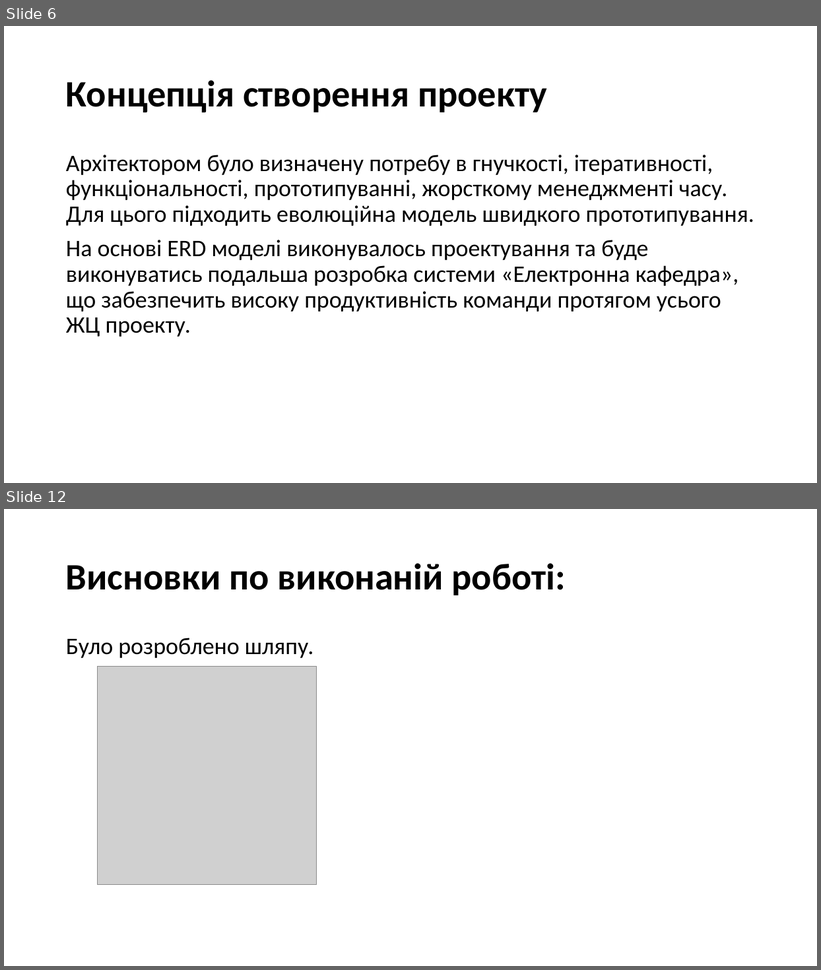
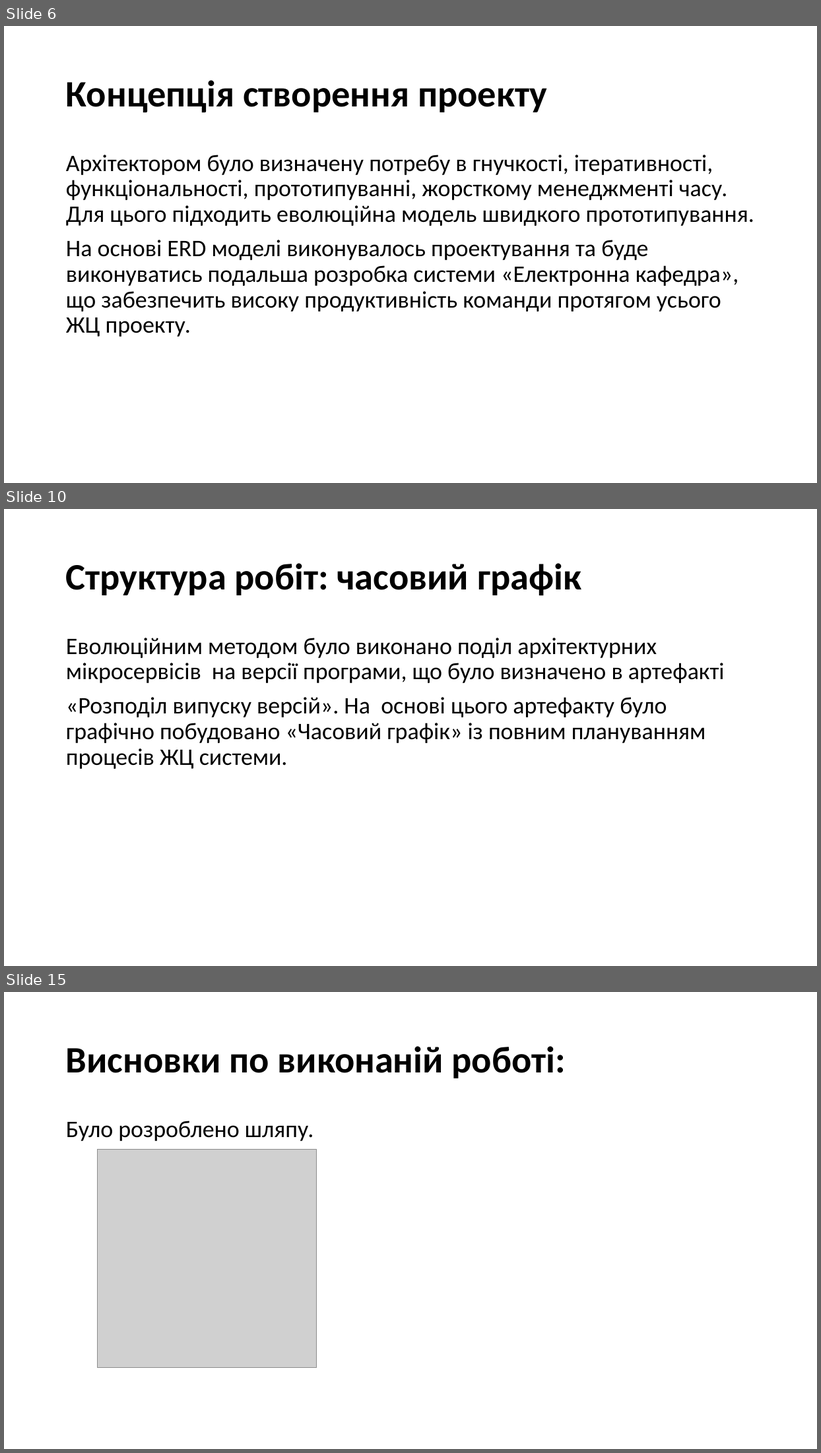
Before and after one commit to d3mage/elektronna_kafedra, a slide deck: elektronna_kafedra.pptx. Shown one above the other, each under a label of ours: slides 6 and 12 before the commit, slides 6, 10 and 15 after it; the slides between them are not shown. The pictures are 821x970 and 821x1453 pixels, drawn with LibreOffice and Linux fonts; fonts in the diff are those of the drawing; grey boxes stand for pictures. Boxes give left, top, right and bottom in pixels: in the first picture for what was removed or moved away, otherwise in the second. Text is boxed around its words. In the diff, an @@ line names an element or a change of style, - is before the commit and + after.

```diff
--- a/elektronna_kafedra.pptx
+++ b/elektronna_kafedra.pptx
@@ slide 10 added at (4,509,817,966), background #FFFFFF @@
@@ title added at (66,563,582,595), 44 pt, text #000000, bold @@
+Структура робіт: часовий графік
@@ text added at (66,638,725,769), 28 pt, text #000000 @@
+Еволюційним методом було виконано поділ архітектурних мікросервісів на версії програми, що було визначено в артефакті
+«Розподіл випуску версій». На основі цього артефакту було графічно побудовано «Часовий графік» із повним плануванням процесів ЖЦ системи.
@@ what was slide 12 is now slide 15 @@
```
Also in this commit, not shown: 1 slide changed, 7 other slides added, 5 slides removed, 1 other file.
